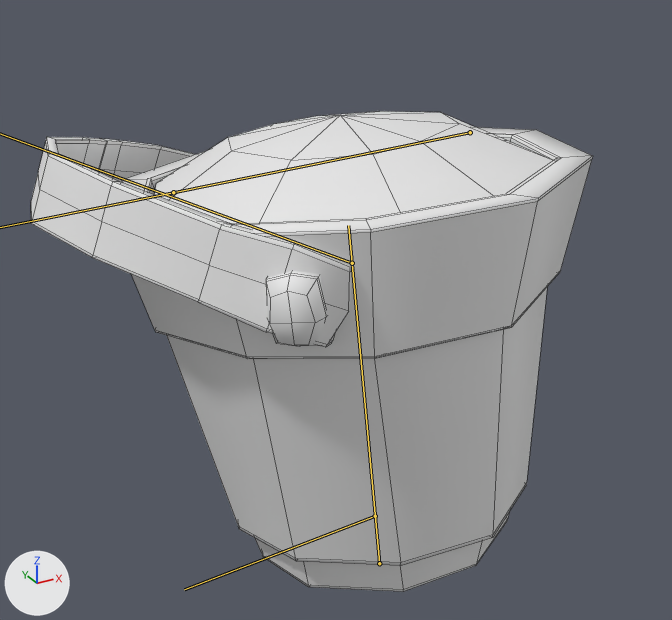
Before and after pictures for a commit that changed the FBX model BBT_2017_UP/Assets/Art/Animation/LittlePeople/CharactersAndProps/Bucket04.fbx.
Camera for both pictures: a 50 mm camera at (1.2522, -1.0902, 0.5665) aimed at (1.3572, -0.8993, 0.471). The lights are fixed; the arrows at lower left show +X, +Y and +Z. Both versions are drawn at frame 1 of the action 'Bucket04|S30_02_Bucket04'; the numbers are the values there. The bones that bend it are drawn over the model as lines. Mesh edges are drawn as thin lines.

In view in the first picture: 'Bucket.012', 'Bucket.014', 'Bucket.015', 'Bucket_Top.003'.
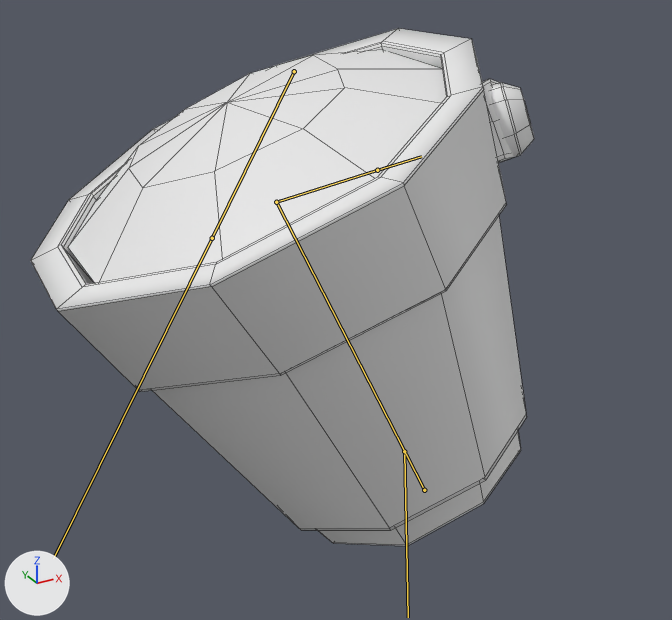
Patch to the scene script:
```diff
--- a/BBT_2017_UP/Assets/Art/Animation/LittlePeople/CharactersAndProps/Bucket04.fbx.py
+++ b/BBT_2017_UP/Assets/Art/Animation/LittlePeople/CharactersAndProps/Bucket04.fbx.py
@@ bone_boneroot @@
 bone_boneroot = bpy.data.objects['Bucket04'].pose.bones['BoneRoot']
-bone_boneroot.location = (0.0506, -1.3636, 0.9978)
-bone_boneroot.rotation_quaternion = (0.999, -0.014, 0.047, 0.024)  # degrees (-2, 5, 3)
-bone_boneroot.scale = (2.71, 2.71, 2.71)
+bone_boneroot.location = (0.0663, -1.3742, 1.0013)
+bone_boneroot.rotation_quaternion = (0.86, 0.368, 0.131, 0.327)  # degrees (46, -1, 41)
+bone_boneroot.scale = (2.7, 2.7, 2.7)
@@ bone_bucketbase @@
 bone_bucketbase = bpy.data.objects['Bucket04'].pose.bones['BucketBase']  # child of 'BoneRoot'
-bone_bucketbase.rotation_quaternion = (0.942, 0.0, -0.336, 0.0)  # degrees (0, -39, 0)
+bone_bucketbase.rotation_quaternion = (1.0, 0.0, 0.0, 0.0)  # degrees (0, 0, 0)
@@ bone_buckettop @@
 bone_buckettop = bpy.data.objects['Bucket04'].pose.bones['BucketTop']  # child of 'BucketBase'
-bone_buckettop.location = (-0.0009, -0.0032, 0.0007)
-bone_buckettop.rotation_quaternion = (0.818, -0.542, 0.044, 0.188)  # degrees (-65, 16, 16)
+bone_buckettop.location = (0.0, 0.0, 0.0)
+bone_buckettop.rotation_quaternion = (0.547, 0.725, 0.0, -0.419)  # degrees (94, 37, -35)
```

Changed parts and their boxes (x1, y1, x2, y2) in the pictures (672 x 620 px):
'Bucket.015', posed (11% taller): before (121, 127, 593, 592); after (31, 28, 527, 546)
'Bucket.012', posed: before (154, 111, 553, 224); after (68, 50, 447, 283)
'Bucket_Top.003', posed: before (31, 137, 352, 347); after (482, 79, 514, 163)
'Bucket.014', posed: before (266, 271, 326, 346); after (491, 82, 534, 158)
bone 'BoneRoot', root to tip: before (375, 516) to (184, 589); after (404, 451) to (408, 617)
bone 'BucketBase', root to tip: before (379, 563) to (348, 225); after (424, 490) to (276, 202)
